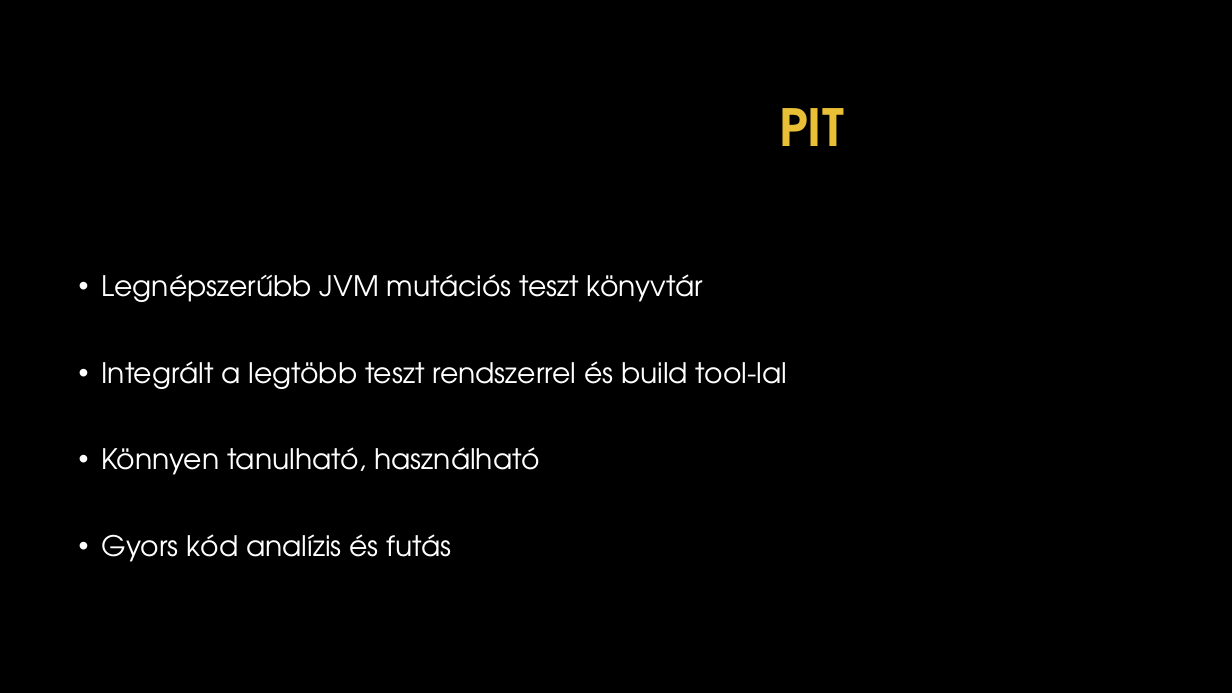
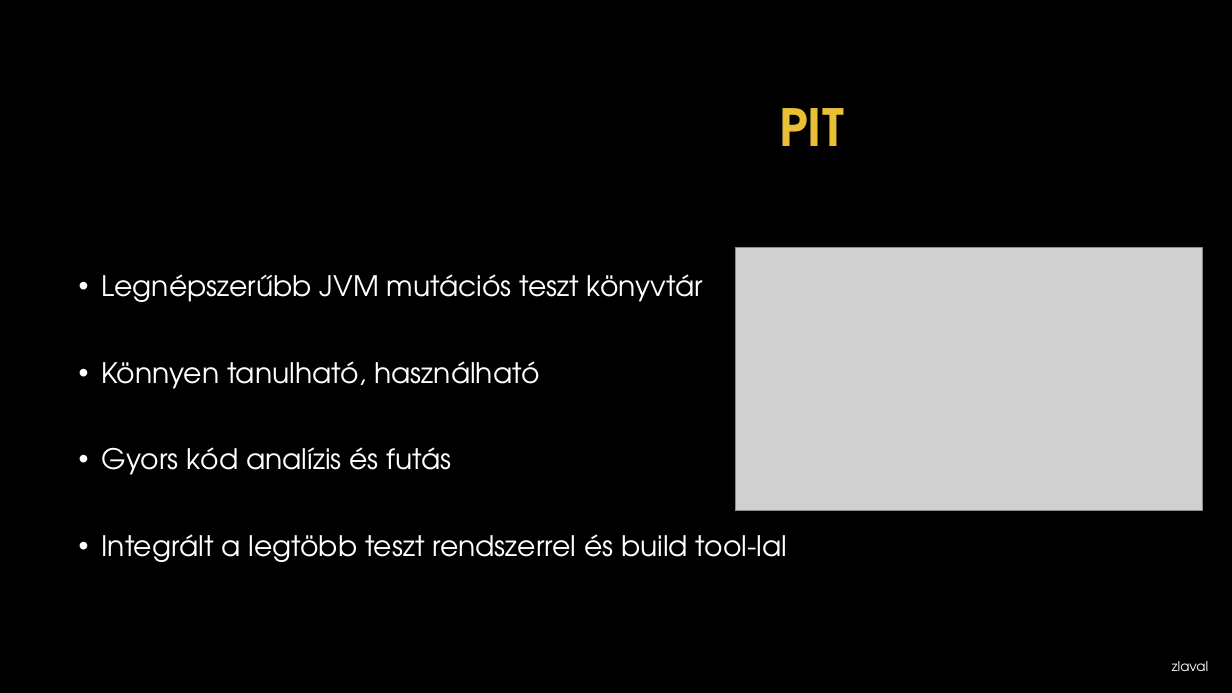
Before and after one commit to zlaval/mutation-test-presentation, a slide deck: slide 7 of doc/presentation-mutation.pptx. Drawn at 1232x693 pixels with LibreOffice and Linux fonts; fonts in the diff are those of the drawing; grey boxes stand for pictures; background and template pictures are left out. Boxes give left, top, right and bottom in pixels: in the first picture for what was removed or moved away, otherwise in the second. Text is boxed around its words. In the diff, an @@ line names an element or a change of style, - is before the commit and + after.

Commit message:
update presentation

```diff
--- a/doc/presentation-mutation.pptx
+++ b/doc/presentation-mutation.pptx
@@ picture added at (736,248,1203,510) @@
@@ text at (102,361,787,389): paragraph removed @@
-• Integrált a legtöbb teszt rendszerrel és build tool-lal
@@ text at (102,534,787,562): paragraph added @@
+• Integrált a legtöbb teszt rendszerrel és build tool-lal
@@ text added at (1172,661,1208,671), 10.5 pt, text #FFFFFF @@
+zlaval
```
Also in this commit, not shown: 8 other slides changed, 2 slides added, 1 slide removed.
